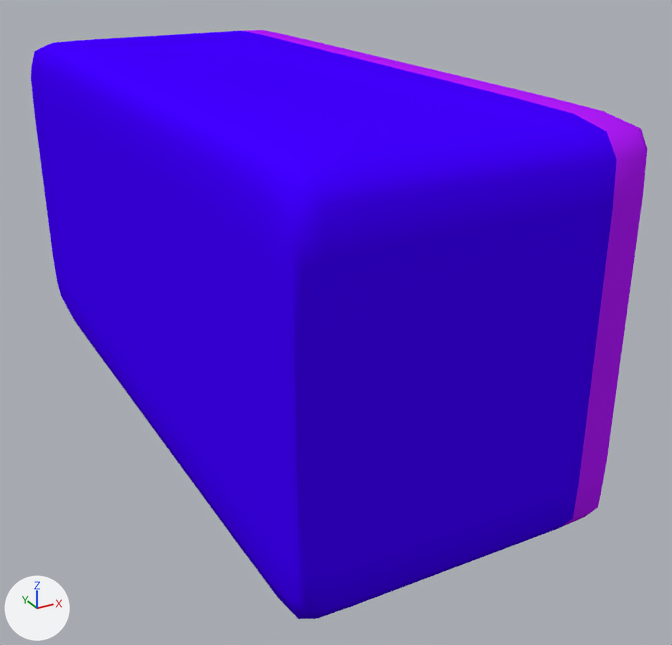
The Blender file graphics-src/buttons.blend: old version first, new version second.
Both versions are drawn from a 50 mm camera at (-8.44, -14.42, 6.46) aimed at (0.86, 2.5, -2.0). Every picture has the same lights, and +X, +Y and +Z are marked at lower left.

Script lines for the objects in view, before the commit:
```python
me_cube_021 = bpy.data.meshes.new('Cube.021')
me_cube_021.from_pydata(...)  # 28 vertices, 28 faces; spans x -1.0..1.0, y -1.25..1.0, z -1.0..1.02
me_cube_021.polygons.foreach_set('use_smooth', [True] * 28)
# faces by material slot: [19, 9]
me_cube_021.materials.append(mat_special_007)  # purple #4400ff
me_cube_021.materials.append(mat_material_014)  # purple #b41cff
ob_cube_special_010 = bpy.data.objects.new('cube-special.010', me_cube_021)
ob_cube_special_010.location = (0.0, 2.9, -0.35)
ob_cube_special_010.rotation_euler = (3.142, 0.0, 0.0)  # degrees (180, 0, 0)
ob_cube_special_010.scale = (3.39, 6.94, 3.86)
_m = ob_cube_special_010.modifiers.new('Subsurf', 'SUBSURF')
_m.levels = 5
_m.render_levels = 5
```
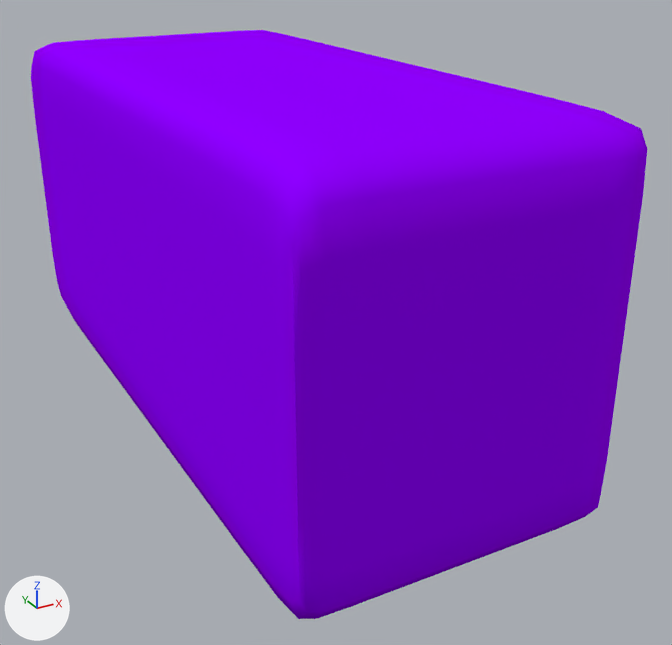
What differs and where, as boxes (x1, y1, x2, y2) in the pictures (672 x 645 px):
```json
{"part": 1, "of": "me_cube_021", "change": "recoloured", "before": [31, 31, 617, 619], "after": [31, 31, 617, 619]}
{"part": 2, "of": "me_cube_021", "change": "recoloured", "before": [242, 30, 647, 527], "after": [242, 30, 647, 527]}
```

The change, as JSON lines over the scene's bpy script:
```json
{"op": "add", "block": "mat_special_001", "code": ["mat_special_001 = diffuse_material('special.001')", "mat_special_001.base_color = (0.3, 0.0, 1.0)  # purple #9500ff"]}
{"block": "me_cube_021", "where": "me_cube_021.from_pydata(...)  # 28 vertices, 28 faces; spans x -1.0..1.0, y -1.25..1.0, z -1.0..1.02"}
{"block": "me_cube_021", "where": "# used by ob_cube_special_010; location = (0.0, 2.9, -0.35); rotation_euler = (3.142, 0.0, 0.0), in degrees (180, 0, 0); scale = (3.39, 6.94, 3.86)"}
{"block": "me_cube_021", "change": "me_cube_021 part 1: all 19 faces that had it switch from mat_special_007 (purple #4400ff) to mat_special_001 (purple #9500ff)"}
{"block": "me_cube_021", "change": "me_cube_021 part 2: all 9 faces that had it switch from mat_material_014 (purple #b41cff) to mat_special_001 (purple #9500ff)"}
```
